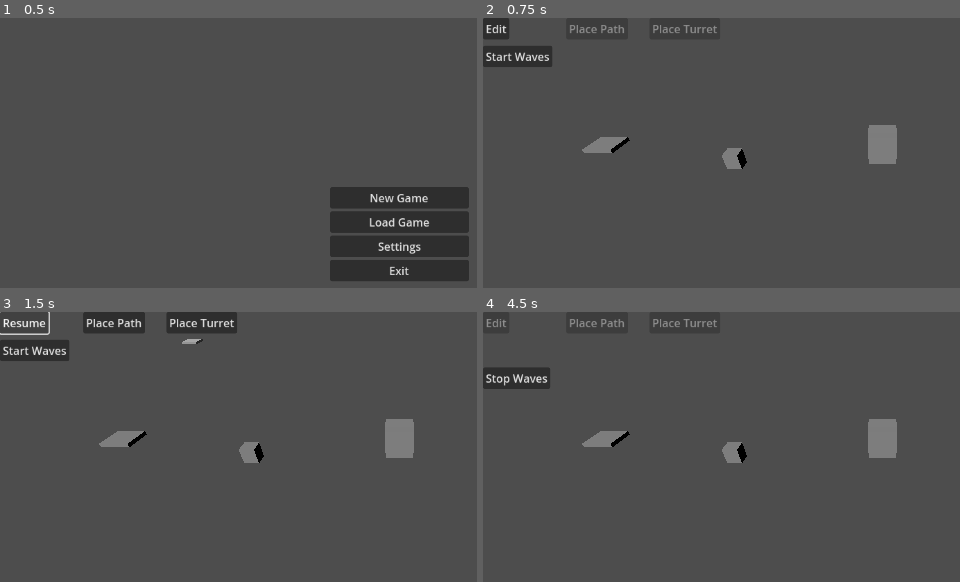
Above: before the commit, frames 1-4 (two rows, left to right).
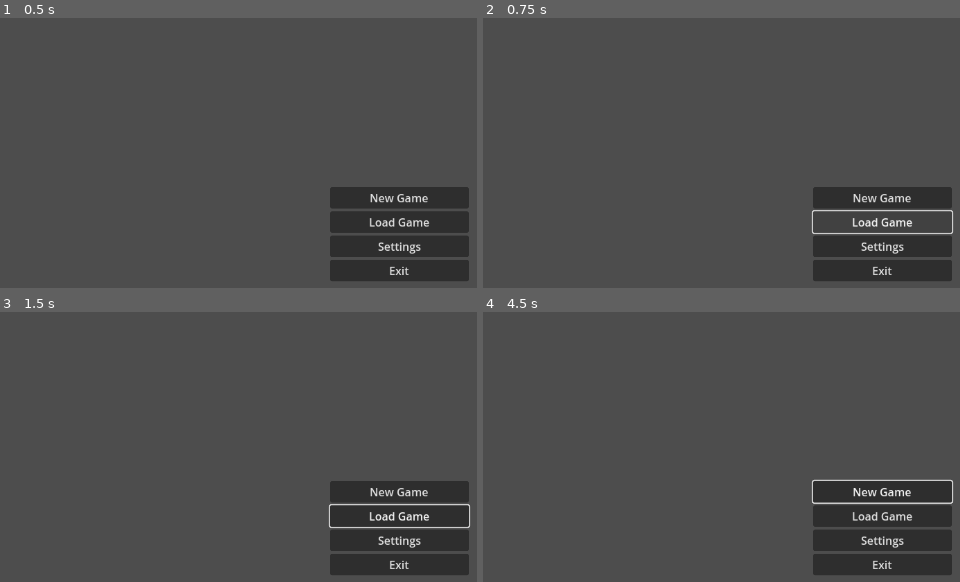
Above: after the commit, the same moments.

Repository: potatozepp/GPT-Test
Game: Godot game, scene res://main.tscn
Two runs of this game, one before a commit and one after it. Both use one fixed random seed, a clock stepped at 60 frames per second and the inputs below.
Inputs (mouse positions are in pixels of both pictures, inside the frame that each line leads up to):
- Up to frame 1 (0.5 s): no input
- Up to frame 2 (0.75 s): click "Load Game" at 0.5 s
- Up to frame 3 (1.5 s): click (14, 322) at 1.25 s, where only the run before the commit has a clickable "Edit"
- Up to frame 4 (4.5 s): click (506, 322) at 2 s, where only the run before the commit has a clickable "Resume"; click (883, 492) at 2.75 s, where only the run after the commit has a clickable "New Game"; click (883, 492) at 3.5 s, where only the run after the commit has a clickable "New Game"; click (516, 349) at 4.25 s, where only the run before the commit has a clickable "Start Waves"

Frame 1 is identical in both runs. In frame 2, 10% of the frame differs, in the area x 0-99%, y 0-98%; in frame 3, 14%; in frame 4, 12%.
Error after the commit: Parse Error: Used space character for indentation instead of tab as used before in the file. (res://main.gd:67)

Commit message:
Add menu button and refine editing and turret mechanics

Diff:
--- a/main.gd
+++ b/main.gd
@@ -20,7 +20,7 @@
 var game_loaded := false
 var waves_running := false
 var editing_mode := false
-var placement_mode := "path"
+var placement_mode := ""
 
 @onready var start_menu = $CanvasLayer/StartMenu
 @onready var new_game_button = $CanvasLayer/StartMenu/VBoxContainer/NewGameButton
@@ -34,6 +34,7 @@
 @onready var stop_button = $CanvasLayer/StopButton
 @onready var path_button = $CanvasLayer/PathButton
 @onready var turret_button = $CanvasLayer/TurretButton
+@onready var menu_button = $CanvasLayer/MenuButton
 @onready var selection_panel = $CanvasLayer/SelectionPanel
 @onready var sell_button = $CanvasLayer/SelectionPanel/VBoxContainer/SellButton
 @onready var upgrade_button = $CanvasLayer/SelectionPanel/VBoxContainer/UpgradeButton
@@ -64,15 +65,17 @@
 		turret_button.pressed.connect(set_mode_turret)
 		sell_button.pressed.connect(_on_sell_pressed)
 		upgrade_button.pressed.connect(_on_upgrade_pressed)
-		move_button.pressed.connect(_on_move_pressed)
-		delete_button.pressed.connect(_on_delete_pressed)
-		edit_button.visible = false
-		run_button.visible = false
-		stop_button.visible = false
-		path_button.visible = false
-		turret_button.visible = false
-		selection_panel.visible = false
-		settings_menu.hide()
+                move_button.pressed.connect(_on_move_pressed)
+                delete_button.pressed.connect(_on_delete_pressed)
+                menu_button.pressed.connect(_on_menu_pressed)
+                edit_button.visible = false
+                run_button.visible = false
+                stop_button.visible = false
+                path_button.visible = false
+                turret_button.visible = false
+                menu_button.visible = false
+                selection_panel.visible = false
+                settings_menu.hide()
 		set_process(true)
 		set_process_unhandled_input(true)
 
@@ -120,17 +123,21 @@
 		game_loaded = true
 		start_menu.hide()
 		settings_menu.hide()
-		edit_button.show()
-		run_button.show()
-		stop_button.hide()
-		path_button.show()
-		turret_button.show()
-		editing_mode = false
-		edit_button.text = "Edit"
-		path_button.disabled = true
-		turret_button.disabled = true
-		preview_path.hide()
-		preview_tower.hide()
+                edit_button.show()
+                run_button.show()
+                stop_button.hide()
+                path_button.show()
+                turret_button.show()
+                menu_button.show()
+                editing_mode = false
+                edit_button.text = "Edit"
+                path_button.disabled = true
+                turret_button.disabled = true
+                menu_button.disabled = false
+                path_button.text = "Place Path"
+                turret_button.text = "Place Turret"
+                preview_path.hide()
+                preview_tower.hide()
 
 func show_settings() -> void:
 		start_menu.hide()
@@ -144,56 +151,66 @@
 		get_tree().quit()
 
 func toggle_edit() -> void:
-		if waves_running:
-				return
-		editing_mode = not editing_mode
-		edit_button.text = "Resume" if editing_mode else "Edit"
-		if editing_mode:
-				if placement_mode == "path":
-						preview_path.show()
-				else:
-						preview_tower.show()
-		else:
-				preview_path.hide()
-				preview_tower.hide()
-		path_button.disabled = not editing_mode
-		turret_button.disabled = not editing_mode
-		var enemies = get_tree().get_nodes_in_group("enemies")
-		for e in enemies:
-				e.set_physics_process(not editing_mode)
+                if waves_running:
+                                return
+                editing_mode = not editing_mode
+                edit_button.text = "Resume" if editing_mode else "Edit"
+                if not editing_mode:
+                                placement_mode = ""
+                                preview_path.hide()
+                                preview_tower.hide()
+                                path_button.text = "Place Path"
+                                turret_button.text = "Place Turret"
+                path_button.disabled = not editing_mode
+                turret_button.disabled = not editing_mode
+                var enemies = get_tree().get_nodes_in_group("enemies")
+                for e in enemies:
+                                e.set_physics_process(not editing_mode)
 
 func start_waves() -> void:
 		if not game_loaded:
 				return
-		waves_running = true
-		editing_mode = false
-		edit_button.disabled = true
-		edit_button.text = "Edit"
-		run_button.hide()
-		stop_button.show()
-		preview_path.hide()
-		preview_tower.hide()
-		spawn_time = spawn_interval
+                waves_running = true
+                editing_mode = false
+                edit_button.disabled = true
+                edit_button.text = "Edit"
+                run_button.hide()
+                stop_button.show()
+                placement_mode = ""
+                preview_path.hide()
+                preview_tower.hide()
+                path_button.text = "Place Path"
+                turret_button.text = "Place Turret"
+                spawn_time = spawn_interval
 
 func stop_waves() -> void:
-		if not waves_running:
-				return
-		waves_running = false
-		editing_mode = true
-		edit_button.disabled = false
-		edit_button.text = "Resume"
-		run_button.show()
-		stop_button.hide()
-		if placement_mode == "path":
-				preview_path.show()
-				preview_tower.hide()
-		else:
-				preview_tower.show()
-				preview_path.hide()
-		spawn_time = spawn_interval
-		var enemies = get_tree().get_nodes_in_group("enemies")
-		for e in enemies:
-				e.queue_free()
+                if not waves_running:
+                                return
+                waves_running = false
+                editing_mode = true
+                edit_button.disabled = false
+                edit_button.text = "Resume"
+                run_button.show()
+                stop_button.hide()
+                if placement_mode == "path":
+                                preview_path.show()
+                                preview_tower.hide()
+                                path_button.text = "Cancel"
+                                turret_button.text = "Place Turret"
+                elif placement_mode == "turret":
+                                preview_tower.show()
+                                preview_path.hide()
+                                turret_button.text = "Cancel"
+                                path_button.text = "Place Path"
+                else:
+                                preview_path.hide()
+                                preview_tower.hide()
+                                path_button.text = "Place Path"
+                                turret_button.text = "Place Turret"
+                spawn_time = spawn_interval
+                var enemies = get_tree().get_nodes_in_group("enemies")
+                for e in enemies:
+                                e.queue_free()
 
 func _unhandled_input(event: InputEvent) -> void:
 		if not game_loaded:
@@ -206,27 +223,27 @@
 				clear_selection()
 				return
 
-		if event is InputEventMouseButton and event.button_index == MOUSE_BUTTON_LEFT and event.pressed:
-				var mouse_pos = event.position
-				var origin = camera.project_ray_origin(mouse_pos)
-				var dir = camera.project_ray_normal(mouse_pos)
-				var space = get_world_3d().direct_space_state
-				var query = PhysicsRayQueryParameters3D.create(origin, origin + dir * 1000)
-				var result = space.intersect_ray(query)
-				if result:
-						var node = result.collider
-						if node.is_in_group("paths") or node.is_in_group("towers"):
-								select_node(node)
-								return
-						elif node.get_parent() and (node.get_parent().is_in_group("paths") or node.get_parent().is_in_group("towers")):
-								select_node(node.get_parent())
-								return
-				clear_selection()
-				if editing_mode:
-						if placement_mode == "path":
-								add_path_segment(preview_path.position)
-						else:
-								place_turret(preview_tower.position)
+                if event is InputEventMouseButton and event.button_index == MOUSE_BUTTON_LEFT and event.pressed:
+                                var mouse_pos = event.position
+                                var origin = camera.project_ray_origin(mouse_pos)
+                                var dir = camera.project_ray_normal(mouse_pos)
+                                var space = get_world_3d().direct_space_state
+                                var query = PhysicsRayQueryParameters3D.create(origin, origin + dir * 1000)
+                                var result = space.intersect_ray(query)
+                                if result:
+                                                var node = result.collider
+                                                if node.is_in_group("paths") or node.is_in_group("towers"):
+                                                                select_node(node)
+                                                                return
+                                                elif node.get_parent() and (node.get_parent().is_in_group("paths") or node.get_parent().is_in_group("towers")):
+                                                                select_node(node.get_parent())
+                                                                return
+                                clear_selection()
+                                if editing_mode and placement_mode != "":
+                                                if placement_mode == "path":
+                                                                add_path_segment(preview_path.position)
+                                                elif placement_mode == "turret":
+                                                                place_turret(preview_tower.position)
 
 func add_path_segment(pos: Vector3) -> void:
 		pos.y = 0
@@ -339,26 +356,46 @@
 		pos = pos.snapped(Vector3.ONE)
 		pos.x = clamp(pos.x, MIN_X, MAX_X)
 		pos.z = clamp(pos.z, MIN_Z, MAX_Z)
-		if placement_mode == "path":
-				preview_path.position = pos
-				preview_path.show()
-				preview_tower.hide()
-		else:
-				preview_tower.position = pos
-				preview_tower.show()
-				preview_path.hide()
+                if placement_mode == "path":
+                                preview_path.position = pos
+                                preview_path.show()
+                                preview_tower.hide()
+                elif placement_mode == "turret":
+                                preview_tower.position = pos
+                                preview_tower.show()
+                                preview_path.hide()
+                else:
+                                preview_path.hide()
+                                preview_tower.hide()
 
 func set_mode_path() -> void:
-		placement_mode = "path"
-		preview_tower.hide()
-		if editing_mode:
-				preview_path.show()
+                if placement_mode == "path":
+                                placement_mode = ""
+                                preview_path.hide()
+                                path_button.text = "Place Path"
+                else:
+                                placement_mode = "path"
+                                path_button.text = "Cancel"
+                                turret_button.text = "Place Turret"
+                                preview_tower.hide()
+                                if editing_mode:
+                                                preview_path.show()
 
 func set_mode_turret() -> void:
-		placement_mode = "turret"
-		preview_path.hide()
-		if editing_mode:
-				preview_tower.show()
+                if placement_mode == "turret":
+                                placement_mode = ""
+                                preview_tower.hide()
+                                turret_button.text = "Place Turret"
+                else:
+                                placement_mode = "turret"
+                                turret_button.text = "Cancel"
+                                path_button.text = "Place Path"
+                                preview_path.hide()
+                                if editing_mode:
+                                                preview_tower.show()
+
+func _on_menu_pressed() -> void:
+                get_tree().reload_current_scene()
 
 func spawn_enemy() -> void:
 		var enemy = EnemyScene.instantiate()
--- a/main.tscn
+++ b/main.tscn
@@ -132,3 +132,8 @@
 visible = false
 offset_left = 240.0
 text = "Place Turret"
+
+[node name="MenuButton" type="Button" parent="CanvasLayer"]
+visible = false
+offset_left = 360.0
+text = "Menu"
--- /dev/null
+++ b/projectile.gd
@@ -0,0 +1,29 @@
+extends Node3D
+class_name Projectile
+
+@export var speed := 5.0
+@export var damage := 1
+var direction := Vector3.ZERO
+var target: Node3D
+var lifetime := 5.0
+
+func _ready():
+    var mesh_instance = MeshInstance3D.new()
+    mesh_instance.mesh = SphereMesh.new()
+    add_child(mesh_instance)
+
+func setup(start: Vector3, target_node: Node3D, miss_radius: float) -> void:
+    position = start
+    target = target_node
+    var aim = target_node.position + Vector3(randf_range(-miss_radius, miss_radius), 0, randf_range(-miss_radius, miss_radius))
+    direction = (aim - start).normalized()
+
+func _physics_process(delta: float) -> void:
+    position += direction * speed * delta
+    lifetime -= delta
+    if target and position.distance_to(target.position) < 0.5:
+        if target.has_method("take_damage"):
+            target.take_damage(damage)
+        queue_free()
+    elif lifetime <= 0:
+        queue_free()
--- a/rts_camera.gd
+++ b/rts_camera.gd
@@ -12,9 +12,11 @@
 @export var max_y := 30.0
 
 var drag_panning := false
+var target_height := 0.0
 
 func _ready():
-	Input.set_mouse_mode(Input.MOUSE_MODE_VISIBLE)
+        Input.set_mouse_mode(Input.MOUSE_MODE_VISIBLE)
+        target_height = position.y
 
 func _process(delta):
 	var speed = move_speed
@@ -29,29 +31,34 @@
 		dir.x -= 1
 	if Input.is_action_pressed("move_right"):
 		dir.x += 1
-	if dir != Vector2.ZERO:
-		var forward = Vector3(basis.z.x, 0, basis.z.z).normalized()
-		var right = Vector3(basis.x.x, 0, basis.x.z).normalized()
-		translate((right * dir.x + forward * dir.y) * speed * delta)
-	_clamp_to_bounds()
+        if dir != Vector2.ZERO:
+                var forward = Vector3(basis.z.x, 0, basis.z.z).normalized()
+                var right = Vector3(basis.x.x, 0, basis.x.z).normalized()
+                translate((right * dir.x + forward * dir.y) * speed * delta)
+                position.y = target_height
+        _clamp_to_bounds()
 
 func _unhandled_input(event):
 	if event is InputEventMouseButton:
 		if event.button_index == MOUSE_BUTTON_RIGHT:
 			drag_panning = event.pressed
-		elif event.button_index == MOUSE_BUTTON_WHEEL_UP:
-			translate(-basis.z.normalized() * zoom_speed)
-			_clamp_to_bounds()
-		elif event.button_index == MOUSE_BUTTON_WHEEL_DOWN:
-			translate(basis.z.normalized() * zoom_speed)
-			_clamp_to_bounds()
+                elif event.button_index == MOUSE_BUTTON_WHEEL_UP:
+                        translate(-basis.z.normalized() * zoom_speed)
+                        target_height = position.y
+                        _clamp_to_bounds()
+                elif event.button_index == MOUSE_BUTTON_WHEEL_DOWN:
+                        translate(basis.z.normalized() * zoom_speed)
+                        target_height = position.y
+                        _clamp_to_bounds()
 	elif event is InputEventMouseMotion and drag_panning:
-		var right = Vector3(basis.x.x, 0, basis.x.z).normalized()
-		var up = Vector3(basis.z.x, 0, basis.z.z).normalized()
-		translate((-right * event.relative.x + -up * event.relative.y) * pan_speed)
-		_clamp_to_bounds()
+                var right = Vector3(basis.x.x, 0, basis.x.z).normalized()
+                var up = Vector3(basis.z.x, 0, basis.z.z).normalized()
+                translate((-right * event.relative.x + -up * event.relative.y) * pan_speed)
+                position.y = target_height
+                _clamp_to_bounds()
 
 func _clamp_to_bounds():
-	position.x = clamp(position.x, min_x, max_x)
-	position.z = clamp(position.z, min_z, max_z)
-	position.y = clamp(position.y, min_y, max_y)
+        position.x = clamp(position.x, min_x, max_x)
+        position.z = clamp(position.z, min_z, max_z)
+        target_height = clamp(target_height, min_y, max_y)
+        position.y = target_height
--- a/tower.gd
+++ b/tower.gd
@@ -2,15 +2,21 @@
 
 @export var range := 10.0
 @export var fire_rate := 1.0
+@export var miss_radius := 1.5
+@export var projectile_speed := 5.0
 var _cooldown := 0.0
+const Projectile = preload("res://projectile.gd")
 
 func _physics_process(delta: float) -> void:
 	_cooldown -= delta
 	if _cooldown > 0:
 		return
-	var enemies = get_tree().get_nodes_in_group("enemies")
-	for e in enemies:
-		if position.distance_to(e.position) <= range:
-			e.take_damage(1)
-			_cooldown = fire_rate
-			break
+        var enemies = get_tree().get_nodes_in_group("enemies")
+        for e in enemies:
+                if position.distance_to(e.position) <= range:
+                        var p = Projectile.new()
+                        p.speed = projectile_speed
+                        p.setup(position, e, miss_radius)
+                        get_parent().add_child(p)
+                        _cooldown = fire_rate
+                        break
Not shown, added: projectile.gd.uid
